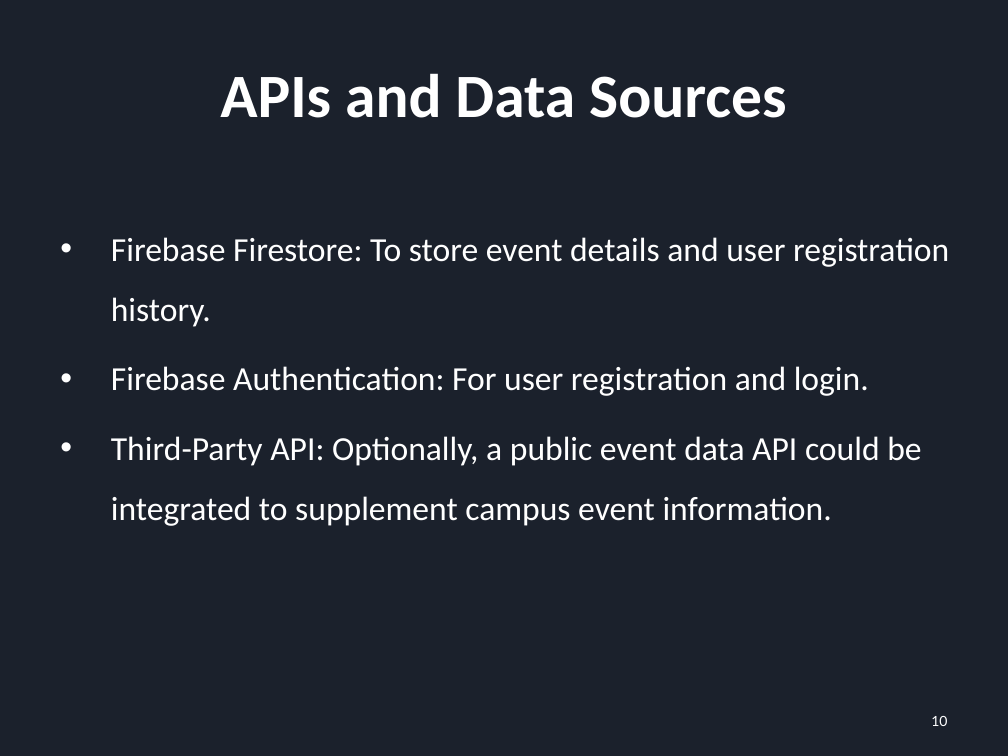
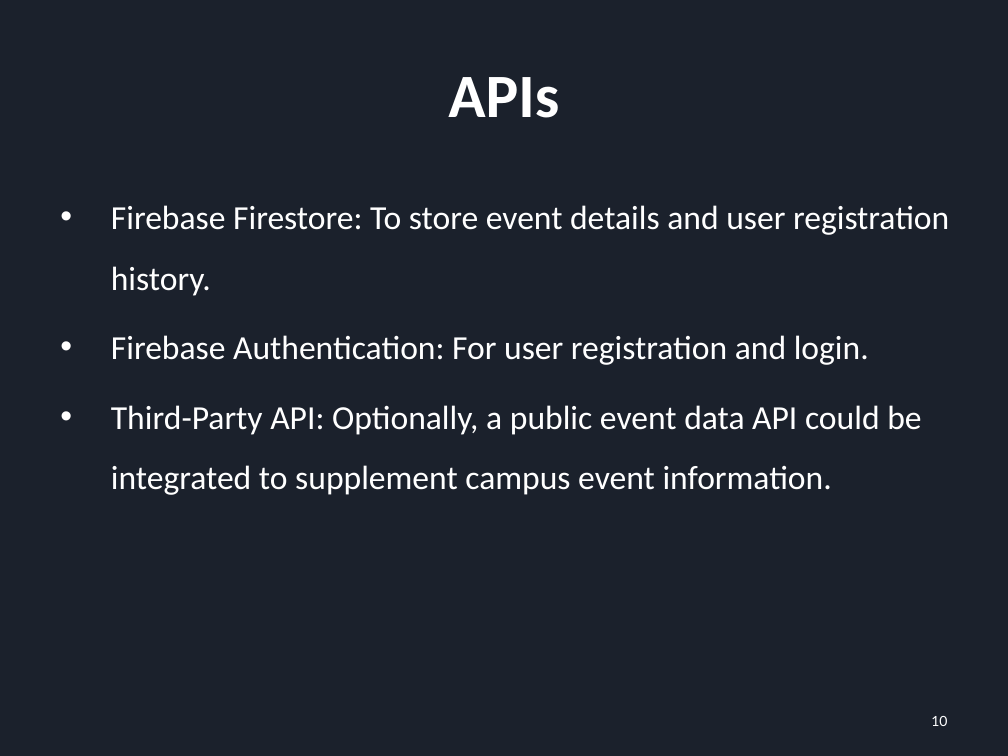
Before and after one commit to YuchenCao1/Jialong-Yuchen-Zihan-Team-BU-Event-Planer, a slide deck: slide 10 of First_PRE.pptx. Drawn at 1008x756 pixels with LibreOffice and Linux fonts; fonts in the diff are those of the drawing. Boxes give left, top, right and bottom in pixels: in the first picture for what was removed or moved away, otherwise in the second. Text is boxed around its words. In the diff, an @@ line names an element or a change of style, - is before the commit and + after.

```diff
--- a/First_PRE.pptx
+++ b/First_PRE.pptx
@@ title at [448, 77, 559, 118]: text changed @@
-APIs and Data Sources
+APIs
@@ text "Firebase Firestore: To store event ...": place and size @@
-text "Firebase Firestore: To store event ..." at [111, 237, 949, 526]
+text "Firebase Firestore: To store event ..." at [111, 205, 949, 495]
```
Also in this commit, not shown: 1 slide added, 2 other files.
